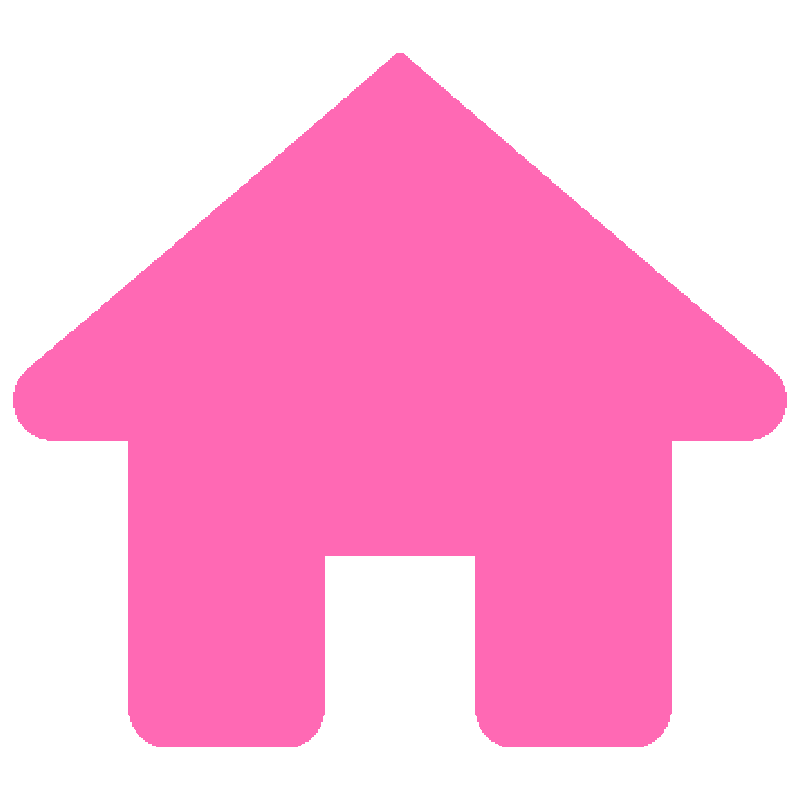
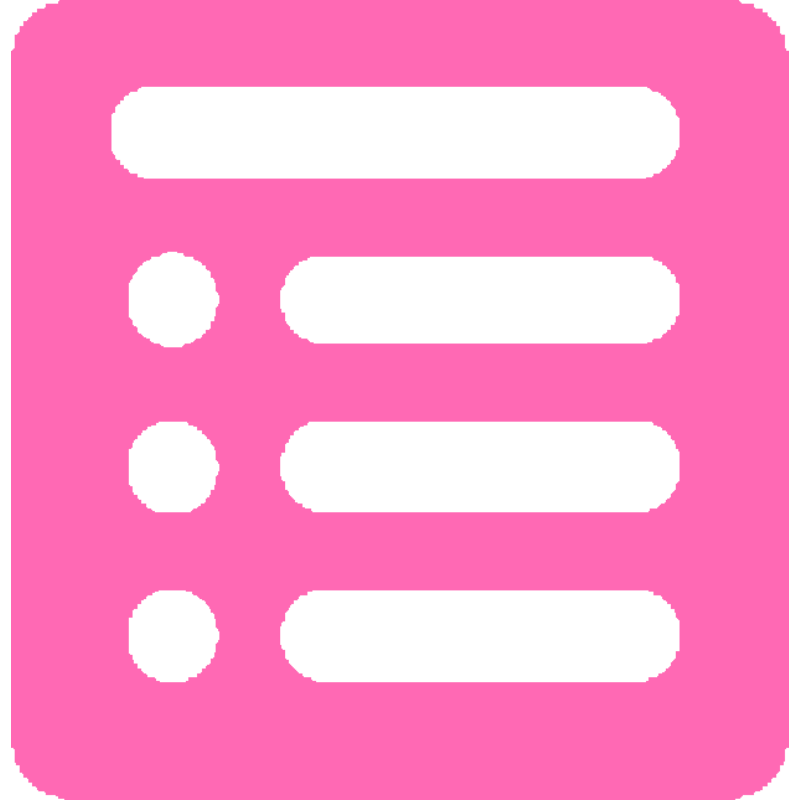
Comparing the layer stacks of the two 800x800 images. Changes:
added layer "Register" above "Login" over bbox(11, 0, 789, 800)
hid "Home", painted on it over bbox(11, 41, 789, 759)
